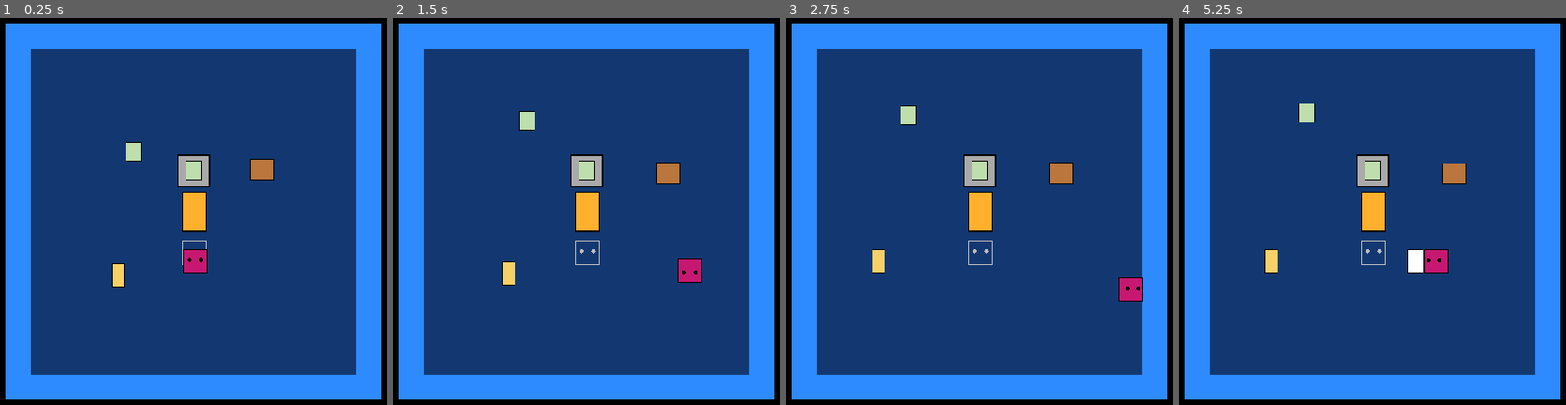
Above: before the commit, frames 1-4 (left to right).
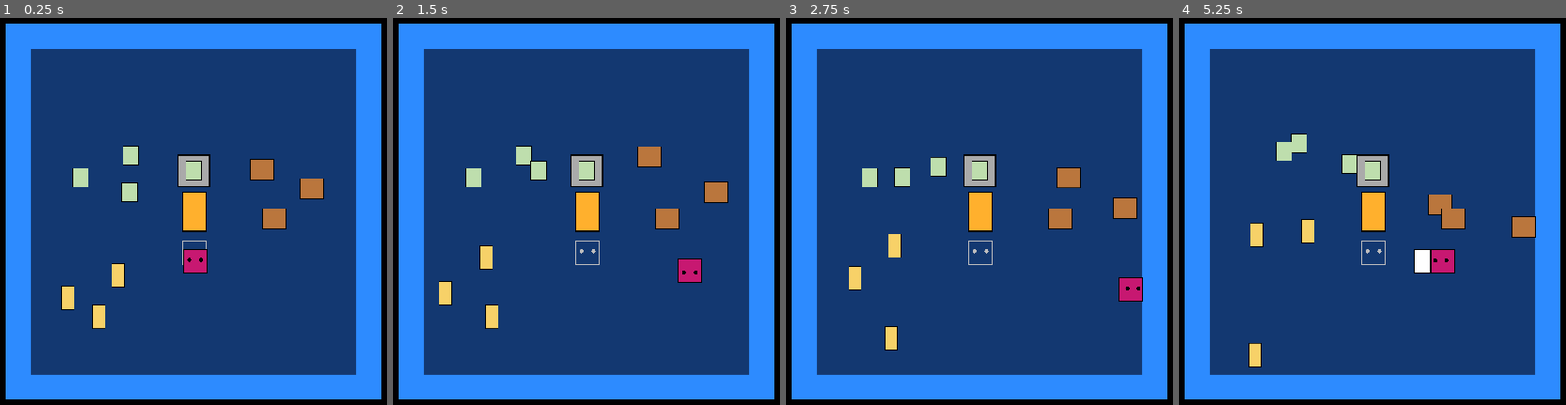
Above: after the commit, the same moments.

Repository: Ivorforce/Wickerman
Game: Godot game, scene res://Levels/Main.tscn
Two runs of this game, one before a commit and one after it. Both use one fixed random seed, a clock stepped at 60 frames per second and the inputs below. This scene is started directly instead of the project's main scene.
Inputs:
- Up to frame 1 (0.25 s): no input
- Up to frame 2 (1.5 s): tap Enter (action) at 0.5, 0.6 s; hold Right (right) 0.53-1.28 s; hold Down (down) from 1.28 s (still down); tap Space (attack) at 1.35 s
- Up to frame 3 (2.75 s): release Down (down) at 2.03 s; hold Right (right) from 2.03 s (still down); tap Enter (action) at 2.1 s
- Up to frame 4 (5.25 s): release Right (right) at 2.78 s; hold Up (up) 2.78-3.53 s; tap Space (attack) at 2.85, 4.35 s; hold A (left) 3.53-5.03 s; tap Enter (action) at 3.6, 5.1 s; hold Down (down) from 5.03 s (still down)

The runs differ from the first frame. In frame 1, 1.7% of the frame differs, in the area x 15-84%, y 32-81%; in frame 2, 3.0%; in frame 3, 2.7%; in frame 4, 3.4%, in the area x 17-93%, y 22-91%.

Commit message:
Populate with a few new figures.

Diff:
--- a/Levels/Level1.tscn
+++ b/Levels/Level1.tscn
@@ -36,4 +36,22 @@
 [node name="Onion" parent="Entities" instance=ExtResource( 6 )]
 position = Vector2( -160, -143 )
 
+[node name="Carrot2" parent="Entities" instance=ExtResource( 5 )]
+position = Vector2( -242, 269 )
+
+[node name="Pumpkin2" parent="Entities" instance=ExtResource( 7 )]
+position = Vector2( 297, -60 )
+
+[node name="Onion2" parent="Entities" instance=ExtResource( 6 )]
+position = Vector2( -171, -39 )
+
+[node name="Carrot3" parent="Entities" instance=ExtResource( 5 )]
+position = Vector2( -321, 219 )
+
+[node name="Pumpkin3" parent="Entities" instance=ExtResource( 7 )]
+position = Vector2( 206, 18 )
+
+[node name="Onion3" parent="Entities" instance=ExtResource( 6 )]
+position = Vector2( -289, -87 )
+
 [node name="WickermanDemandSpeech" parent="." instance=ExtResource( 4 )]
